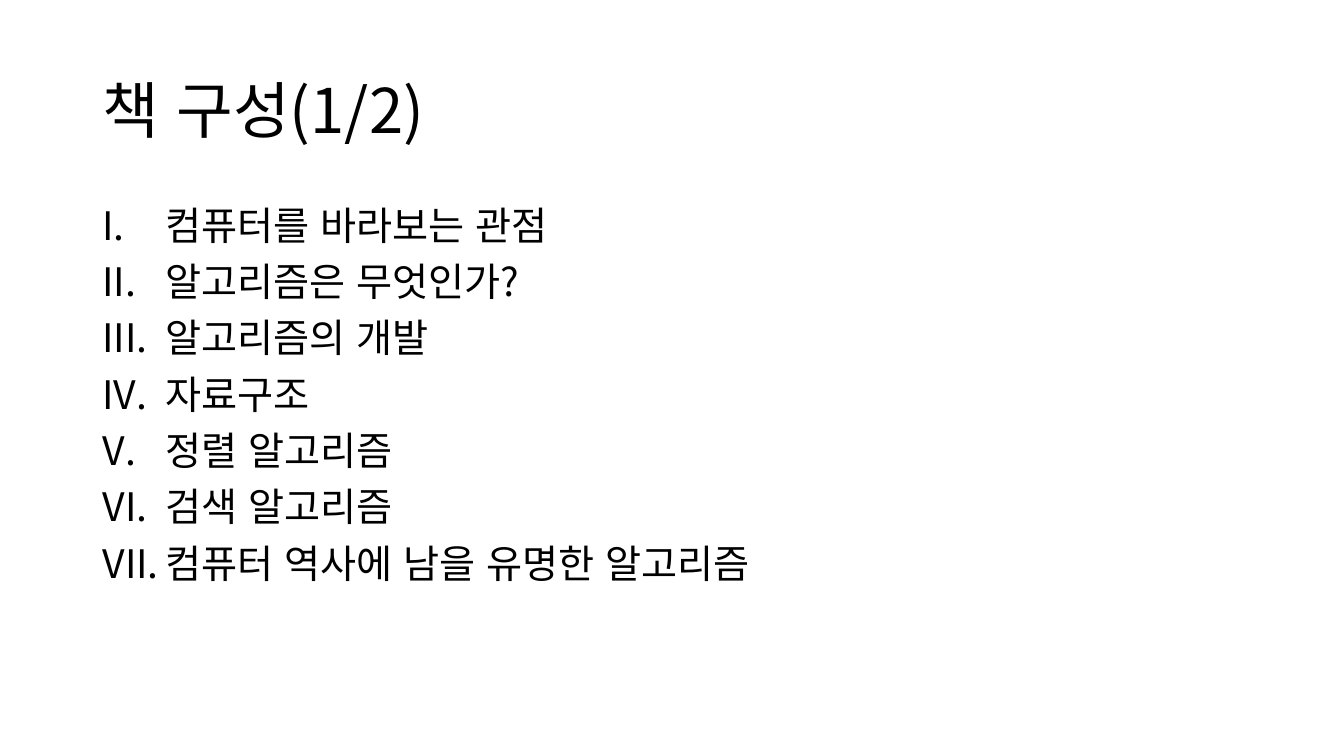
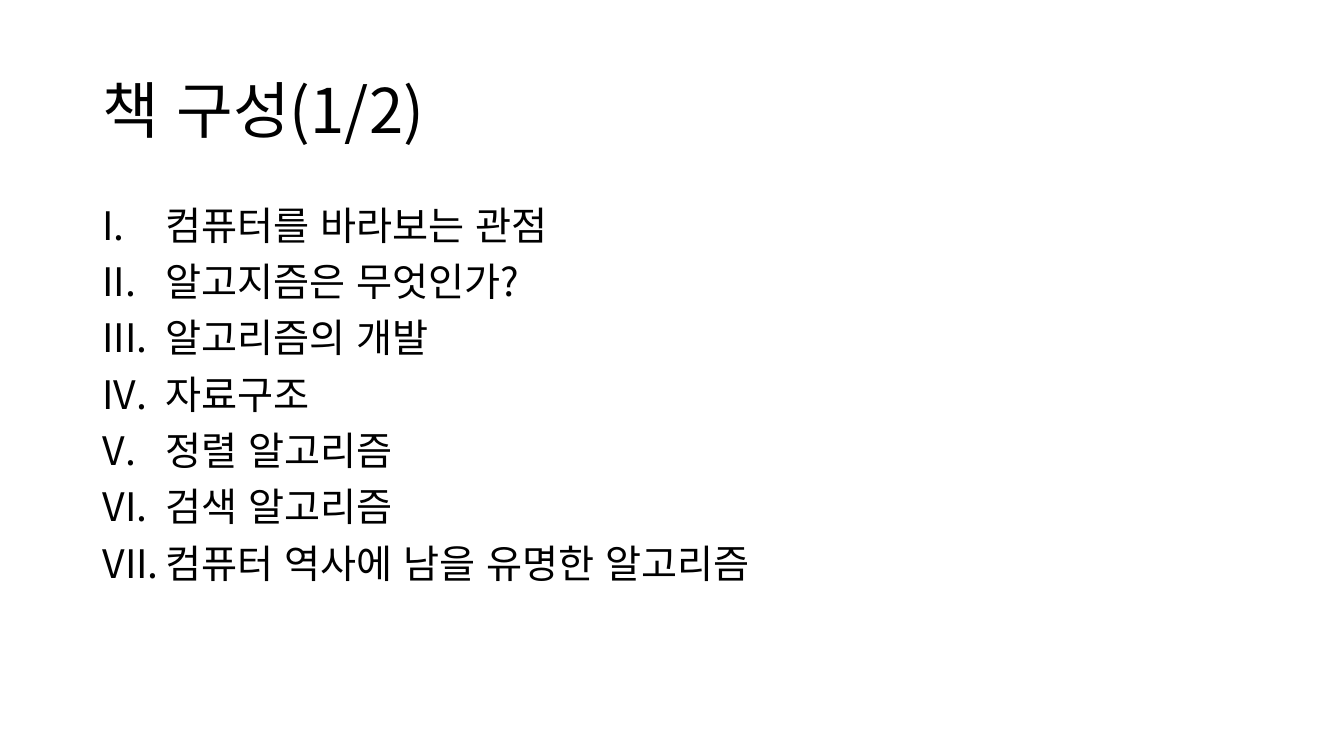
Before and after one commit to jjeong723/Study_note, a slide deck: slide 4 of 1st_study.pptx. Drawn at 1344x756 pixels with LibreOffice and Linux fonts; fonts in the diff are those of the drawing. Boxes give left, top, right and bottom in pixels: in the first picture for what was removed or moved away, otherwise in the second. Text is boxed around its words. In the diff, an @@ line names an element or a change of style, - is before the commit and + after.

```diff
--- a/1st_study.pptx
+++ b/1st_study.pptx
@@ text at [165,263,519,299]: text changed @@
-II. 알고리즘은 무엇인가?
+II. 알고지즘은 무엇인가?
```
Also in this commit, not shown: 1 other slide changed, 7 slides added.
